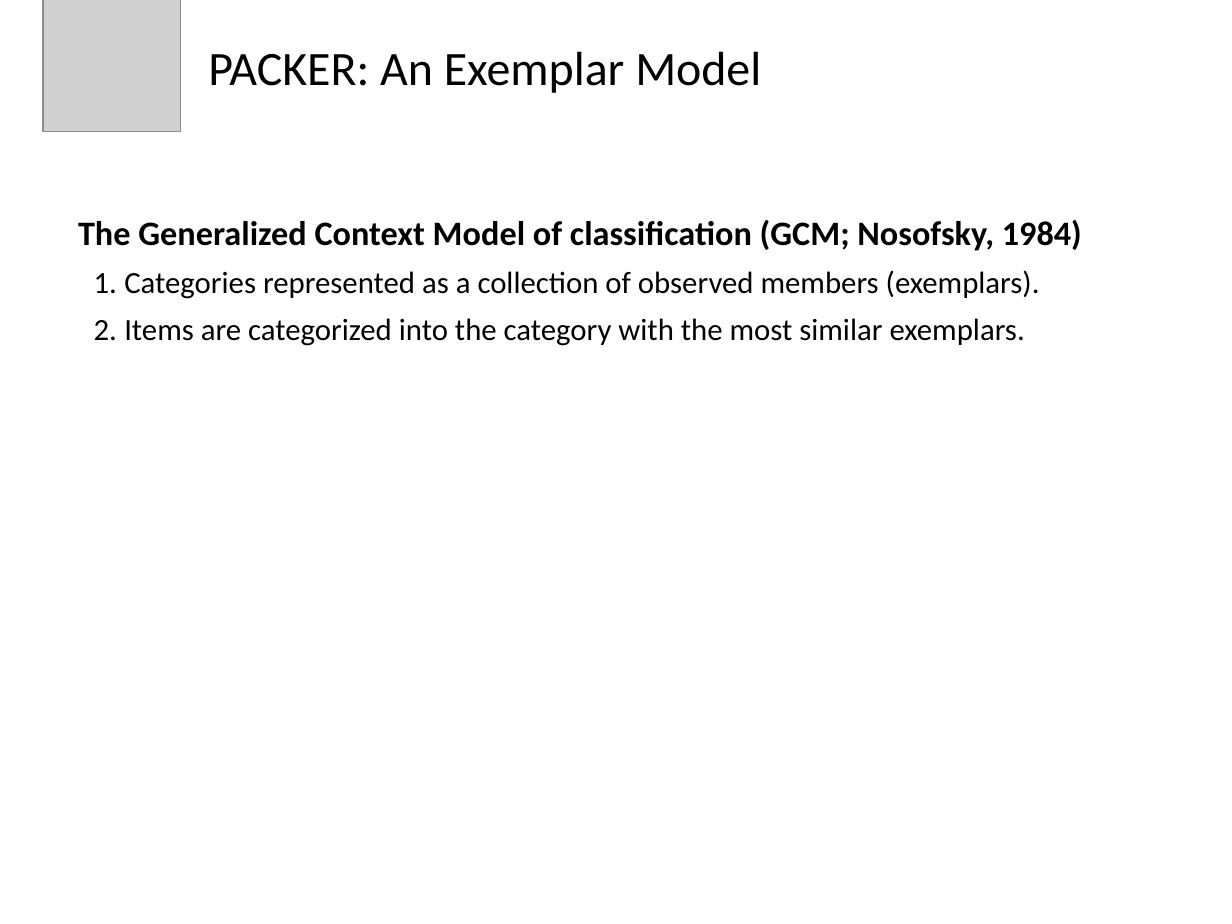
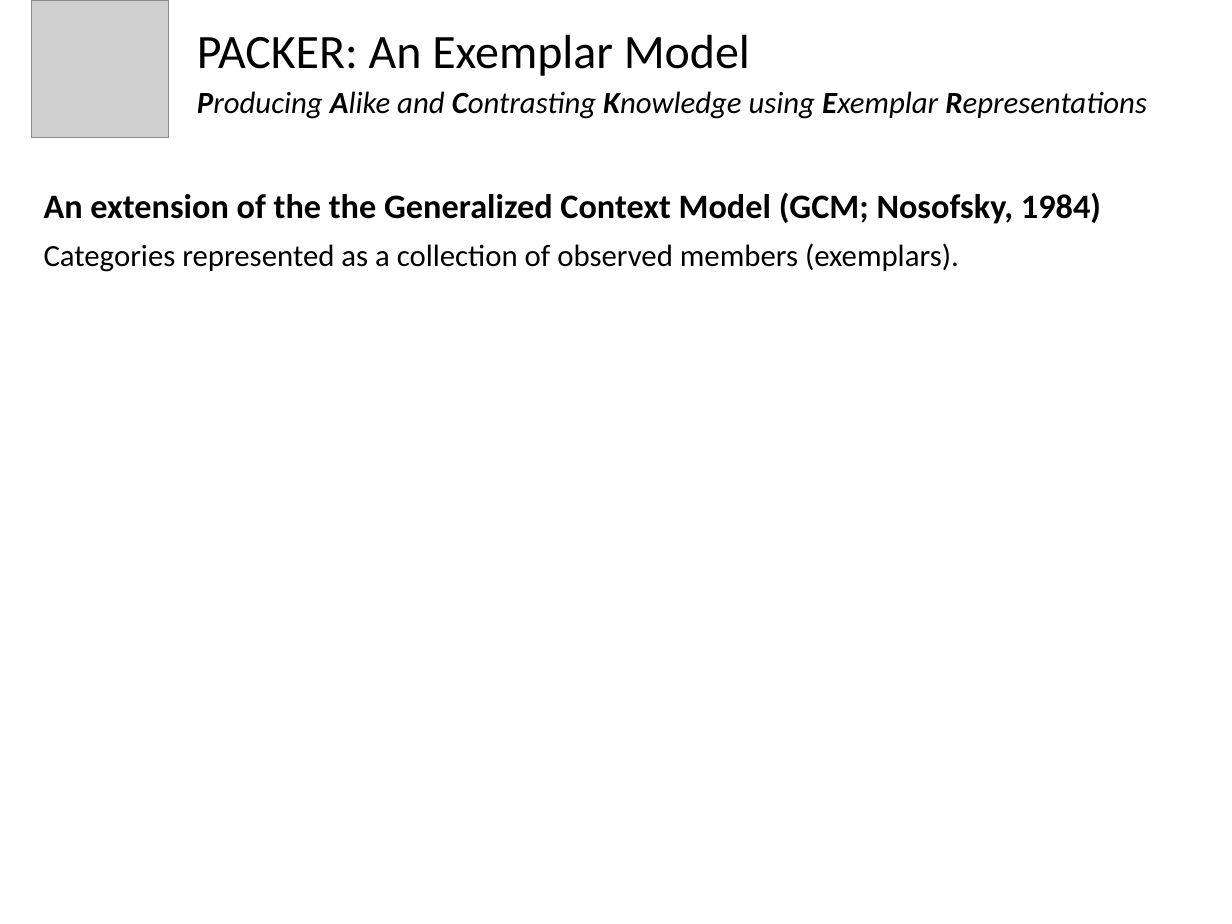
Before and after one commit to AusterweilLab/generating_categories, a slide deck: slide 37 of Presentations/ccn-bbag-march-2-2017.pptx (slide 38 before the commit). Drawn at 1232x924 pixels with LibreOffice and Linux fonts; fonts in the diff are those of the drawing; grey boxes stand for pictures. Boxes give left, top, right and bottom in pixels: in the first picture for what was removed or moved away, otherwise in the second. Text is boxed around its words. In the diff, an @@ line names an element or a change of style, - is before the commit and + after.

```diff
--- a/Presentations/ccn-bbag-march-2-2017.pptx
+++ b/Presentations/ccn-bbag-march-2-2017.pptx
@@ picture: place and size @@
-picture at bbox=[43, 0, 180, 131]
+picture at bbox=[32, 0, 169, 137]
@@ text "PACKER: An Exemplar Model": place and size @@
-text "PACKER: An Exemplar Model" at bbox=[208, 51, 761, 93]
+text "PACKER: An Exemplar Model" at bbox=[197, 34, 750, 76]
@@ text added at bbox=[197, 91, 1147, 119], 18 pt, text #000000, italic @@
+Producing Alike and Contrasting Knowledge using Exemplar Representations
@@ text "An extension of the the ...": place and size @@
-text "An extension of the the ..." at bbox=[78, 219, 1082, 346]
+text "An extension of the the ..." at bbox=[44, 192, 1101, 272]
@@ text at bbox=[44, 192, 1101, 224]: text changed @@
-The Generalized Context Model of classification (GCM; Nosofsky, 1984)
+An extension of the the Generalized Context Model (GCM; Nosofsky, 1984)
@@ text at bbox=[44, 243, 959, 272]: bullet 1. to none @@
@@ text at bbox=[124, 318, 1025, 346]: paragraph removed @@
-2. Items are categorized into the category with the most similar exemplars.
```
Also in this commit, not shown: 1 other slide changed, 7 slides added, 4 slides removed, 2 other files.
